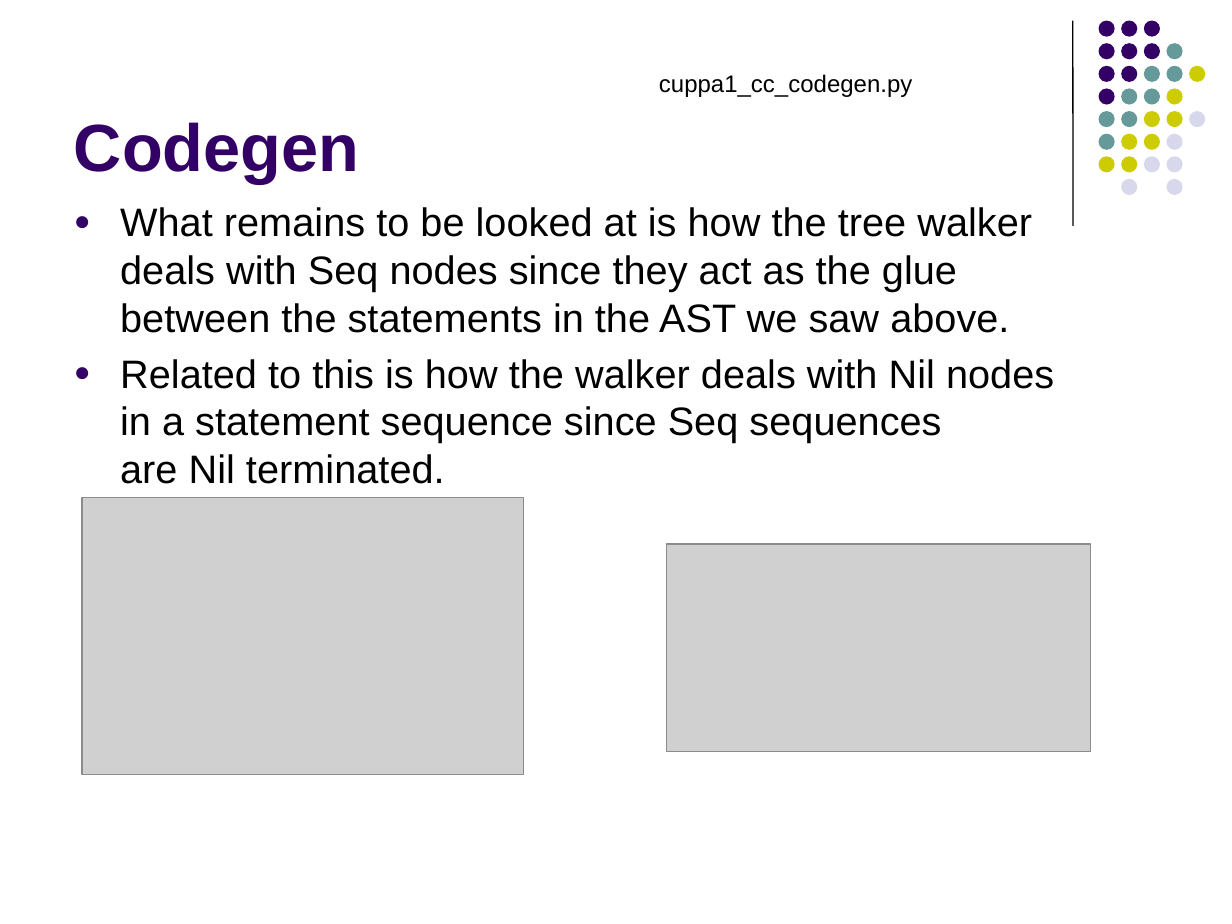
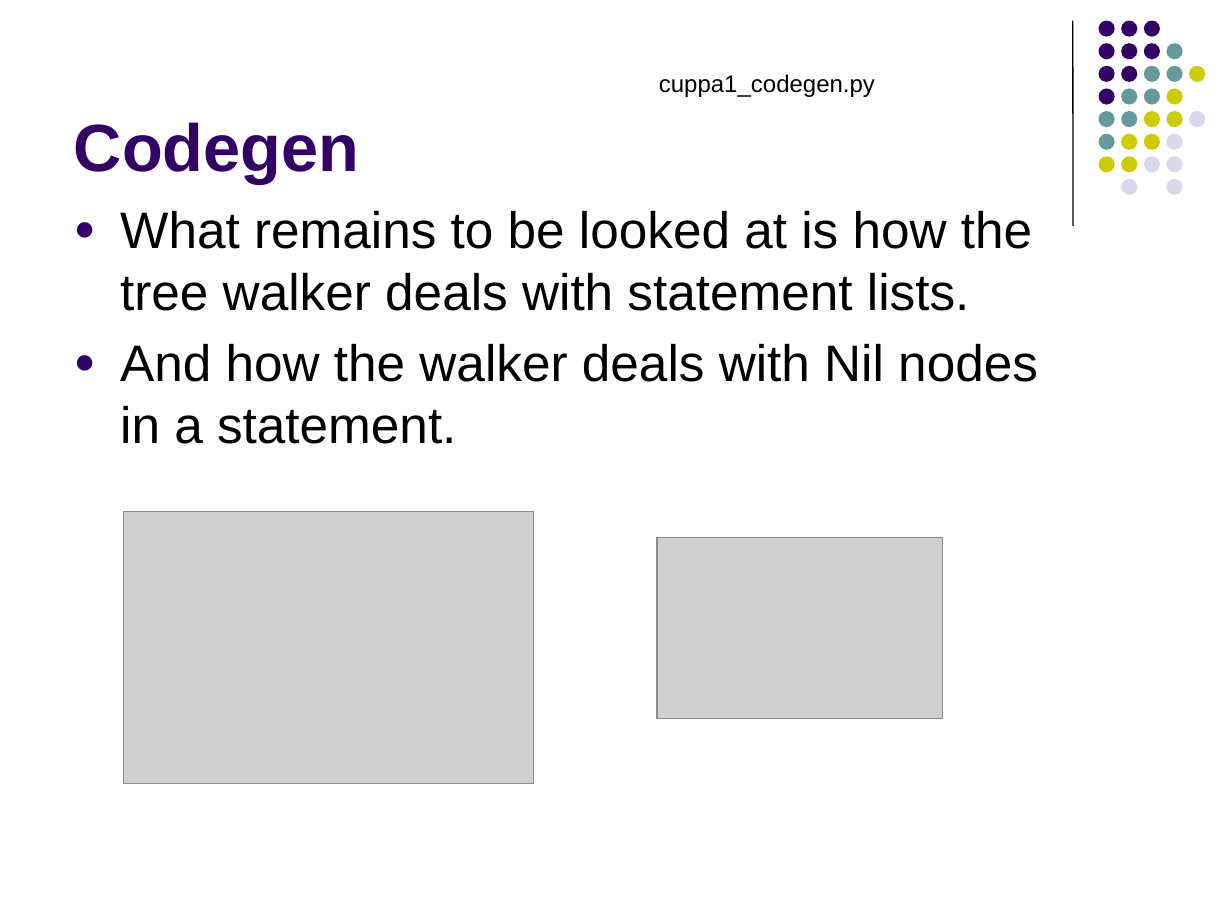
Before and after one commit to lutzhamel/CSC402, a slide deck: slide 17 of notes/csc402-ln007.pptx. Drawn at 1232x924 pixels with LibreOffice and Linux fonts; fonts in the diff are those of the drawing; grey boxes stand for pictures. Boxes give left, top, right and bottom in pixels: in the first picture for what was removed or moved away, otherwise in the second. Text is boxed around its words. In the diff, an @@ line names an element or a change of style, - is before the commit and + after.

```diff
--- a/notes/csc402-ln007.pptx
+++ b/notes/csc402-ln007.pptx
@@ text at (659,74,875,97): text changed @@
-cuppa1_cc_codegen.py
+cuppa1_codegen.py
@@ text at (120,210,1038,444): text changed; size 23.2 to 30 pt @@
-● What remains to be looked at is how the tree walker deals with Seq nodes since they act as the glue between the statements in the AST we saw above.
-● Related to this is how the walker deals with Nil nodes in a statement sequence since Seq sequences are Nil terminated.
+● What remains to be looked at is how the tree walker deals with statement lists.
+● And how the walker deals with Nil nodes in a statement.
@@ picture: place and size @@
-picture at (83,498,524,775)
+picture at (123,511,533,784)
@@ picture: place and size @@
-picture at (667,545,1090,752)
+picture at (657,537,942,718)
```
Also in this commit, not shown: 19 other slides changed, 1 slide added, 1 slide removed, 6 other files.
